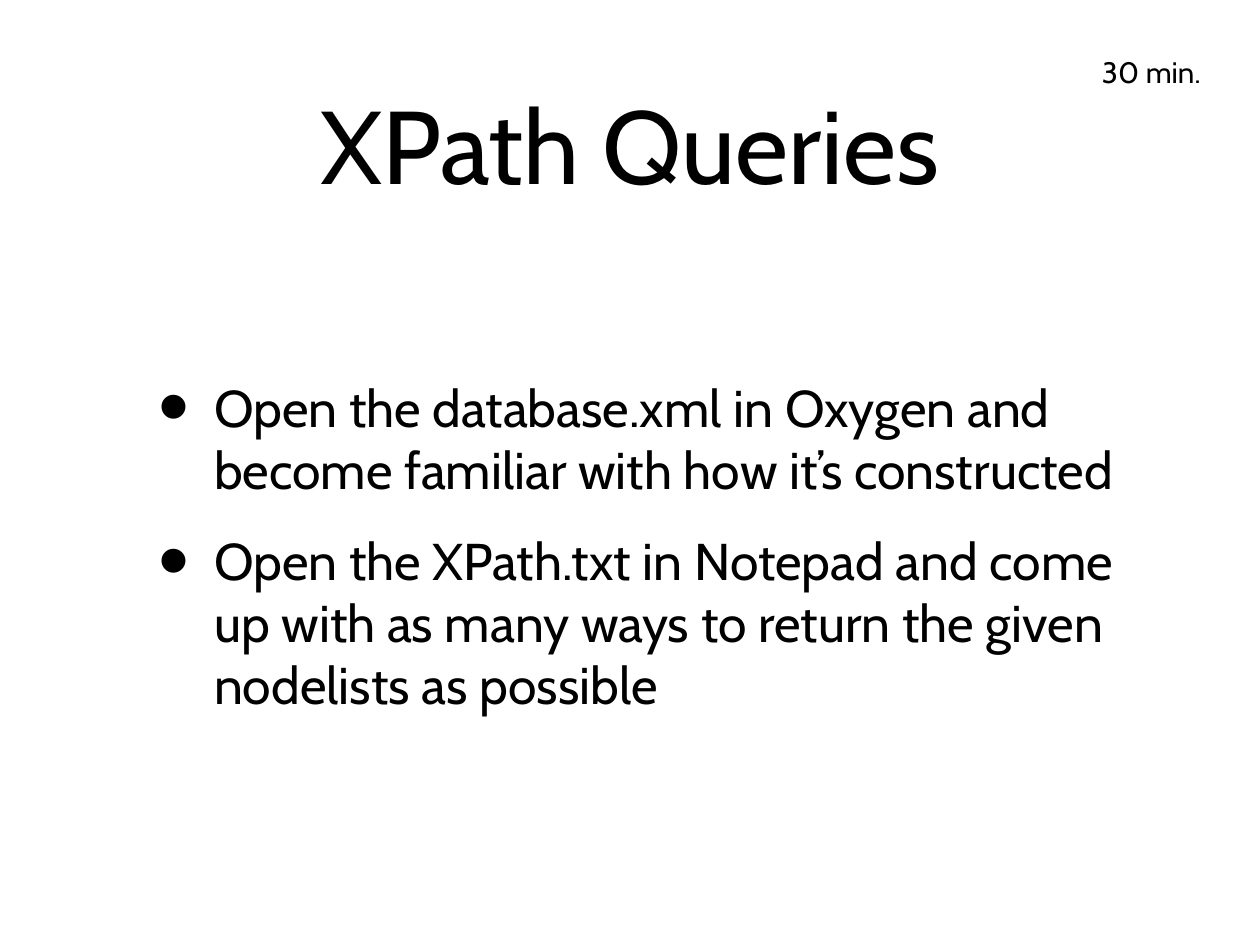
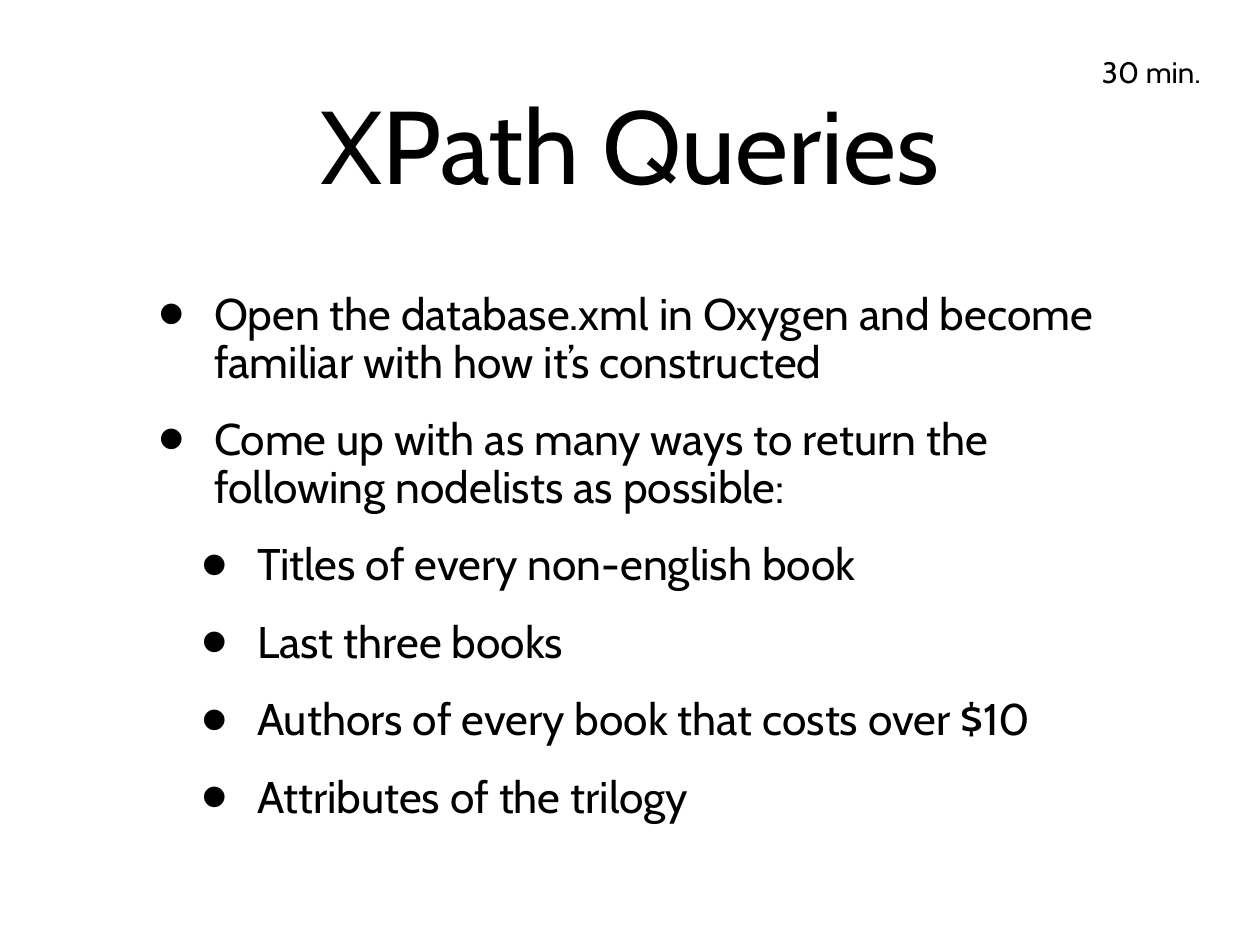
Before and after one commit to tathougies/zynx-se-bootcamp, a slide deck: slide 44 of xml/xml-schema-xpath.ppt. Drawn at 1260x945 pixels with LibreOffice and Linux fonts; fonts in the diff are those of the drawing. Boxes give left, top, right and bottom in pixels: in the first picture for what was removed or moved away, otherwise in the second. Text is boxed around its words. In the diff, an @@ line names an element or a change of style, - is before the commit and + after.

Commit message:
Modified ppt files, removed unnecessary xpath file

```diff
--- a/xml/xml-schema-xpath.ppt
+++ b/xml/xml-schema-xpath.ppt
@@ text at (x1=214, y1=296, x2=1093, y2=379): size 42 to 36 pt in "Open the database.xml in Oxygen and become ..."; line spacing 1 to 0.9 @@
@@ text at (x1=214, y1=421, x2=1030, y2=823): text changed; size 42 to 36 pt @@
-• Open the XPath.txt in Notepad and come up with as many ways to return the given nodelists as possible
+• Come up with as many ways to return the following nodelists as possible:
+  • Titles of every non-english book
+  • Last three books
+  • Authors of every book that costs over $10
+  • Attributes of the trilogy
```
Also in this commit, not shown: 1 other file.
